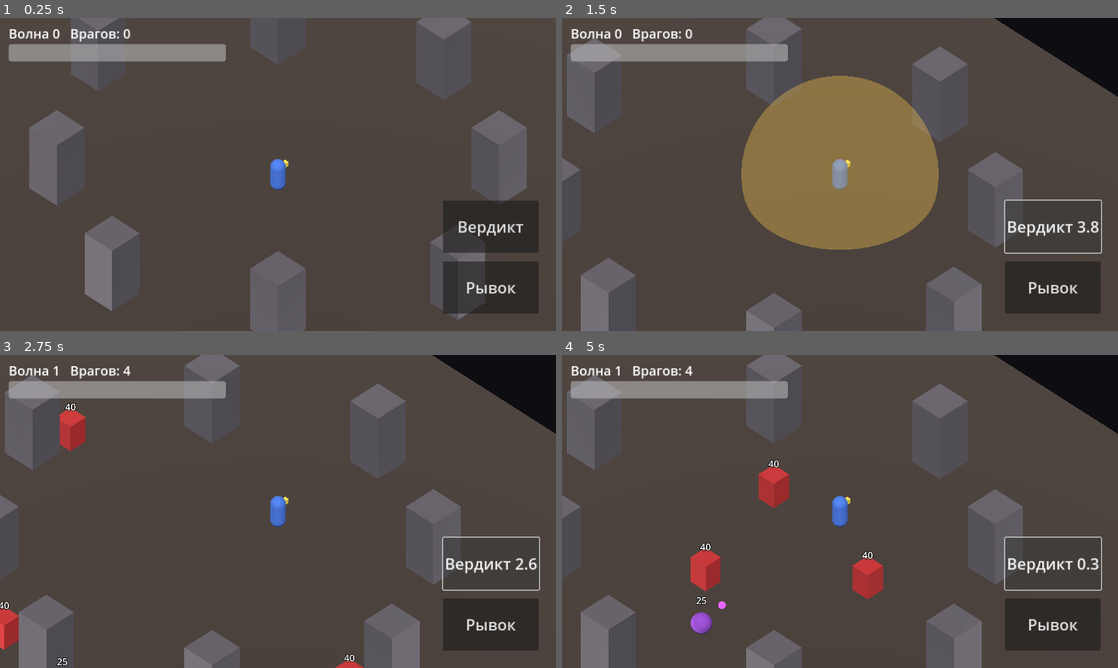
Above: before the commit, frames 1-4 (two rows, left to right).
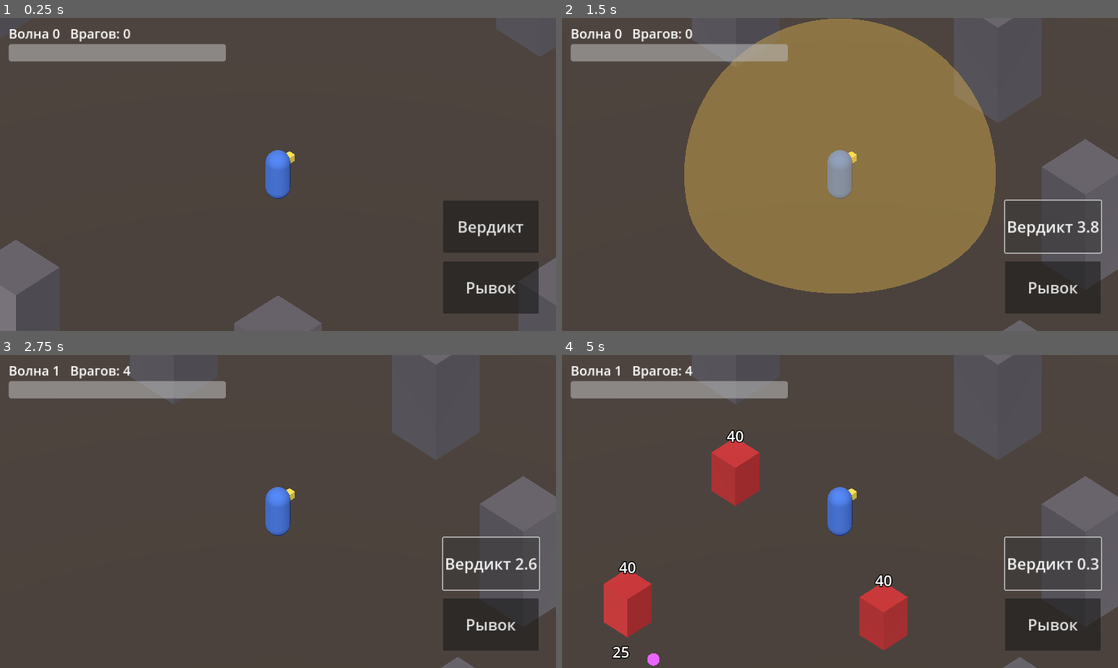
Above: after the commit, the same moments.

Repository: 684237911leo/pravo-na-otkaz
Game: Godot game, scene res://scenes/main.tscn
Two runs of this game, one before a commit and one after it. Both use one fixed random seed, a clock stepped at 60 frames per second and the inputs below.
Inputs:
- Up to frame 1 (0.25 s): no input
- Up to frame 2 (1.5 s): click "Рывок" at 0.5 s; click "Вердикт" at 1.25 s
- Up to frame 3 (2.75 s): click "Вердикт 3.3" at 2 s
- Up to frame 4 (5 s): click "Вердикт 2.6" at 2.75 s; click "Вердикт 1.8" at 3.5 s; click "Вердикт 1.1" at 4.25 s

The runs differ from the first frame. In frame 1, 14% of the frame differs, in the area x 0-100%, y 0-100%; in frame 2, 39%; in frame 3, 20%; in frame 4, 25%.

Commit message:
Adjust camera settings for orthogonal projection

Diff:
--- a/scripts/main.gd
+++ b/scripts/main.gd
@@ -129,7 +129,8 @@
 
 	cam = Camera3D.new()
 	cam.projection = Camera3D.PROJECTION_ORTHOGONAL
-	cam.size = 16.0
+	cam.keep_aspect = Camera3D.KEEP_WIDTH
+	cam.size = 18.0
 	add_child(cam)
 	_update_camera()
 
